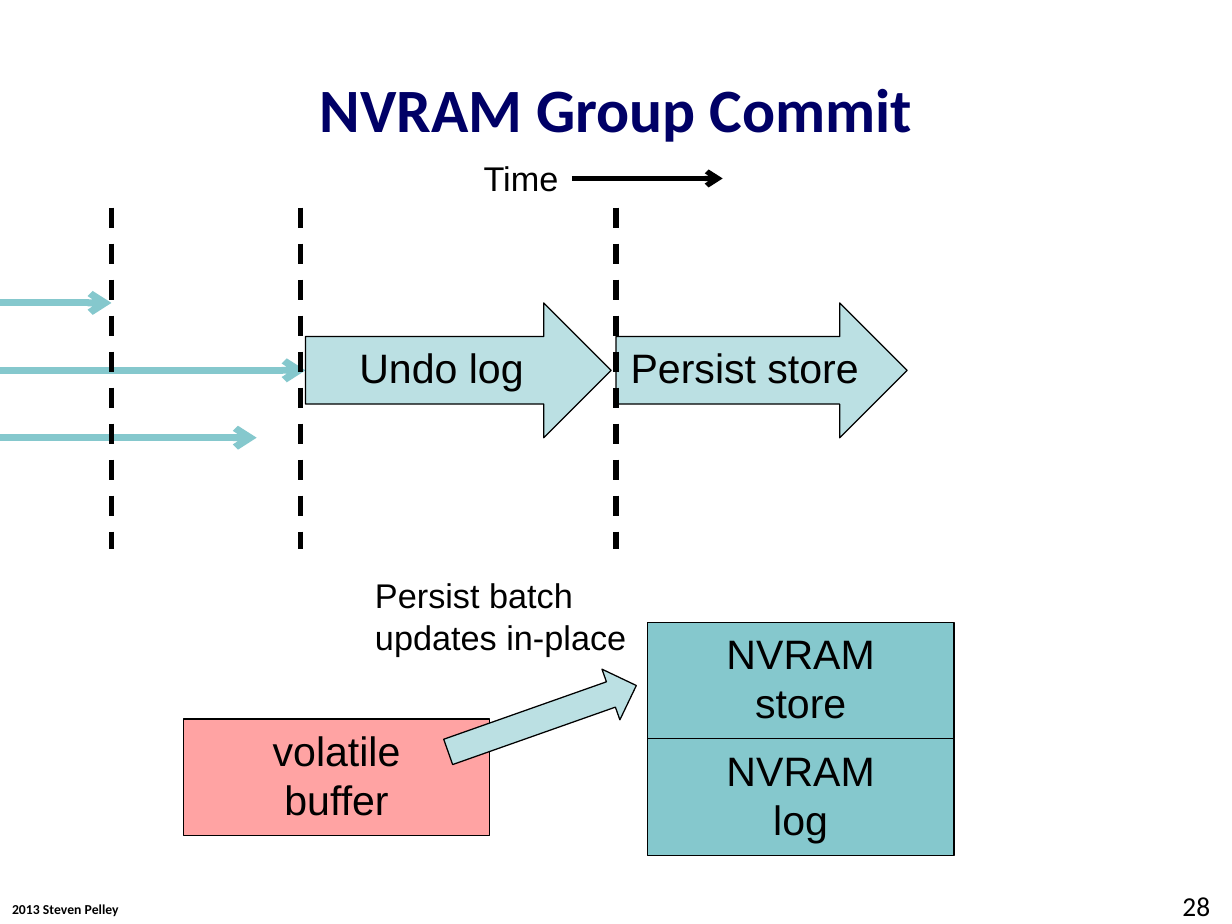
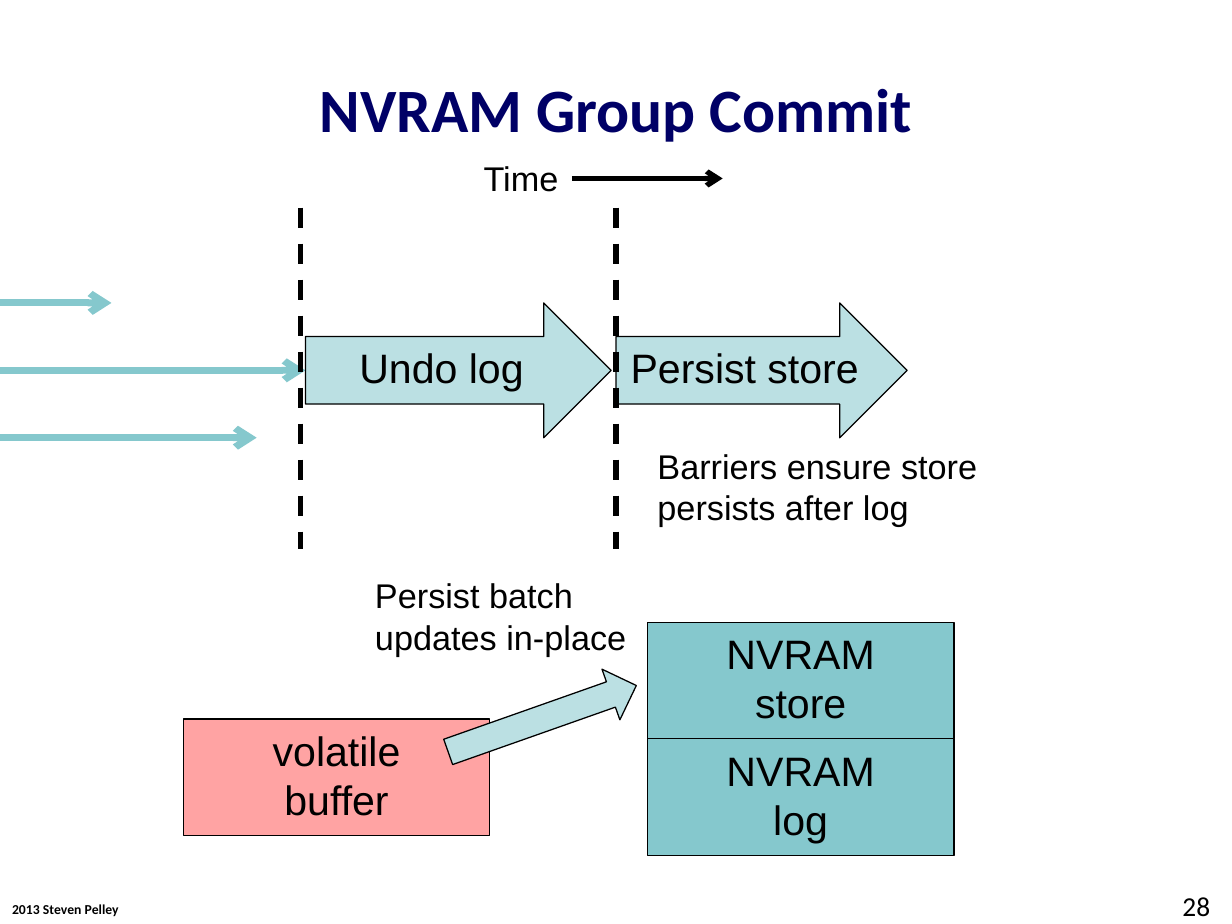
Before and after one commit to Abulila/dissertation, a slide deck: slide 28 of proposal/proposal.pptx. Drawn at 1232x924 pixels with LibreOffice and Linux fonts; fonts in the diff are those of the drawing; background and template pictures are left out. Boxes give left, top, right and bottom in pixels: in the first picture for what was removed or moved away, otherwise in the second. Text is boxed around its words. In the diff, an @@ line names an element or a change of style, - is before the commit and + after.

```diff
--- a/proposal/proposal.pptx
+++ b/proposal/proposal.pptx
@@ line removed from (112, 208) to (112, 549) @@
@@ text added at (657,454,977,527), 20 pt, text #000000 @@
+Barriers ensure store persists after log
```
Also in this commit, not shown: 14 other slides changed.
